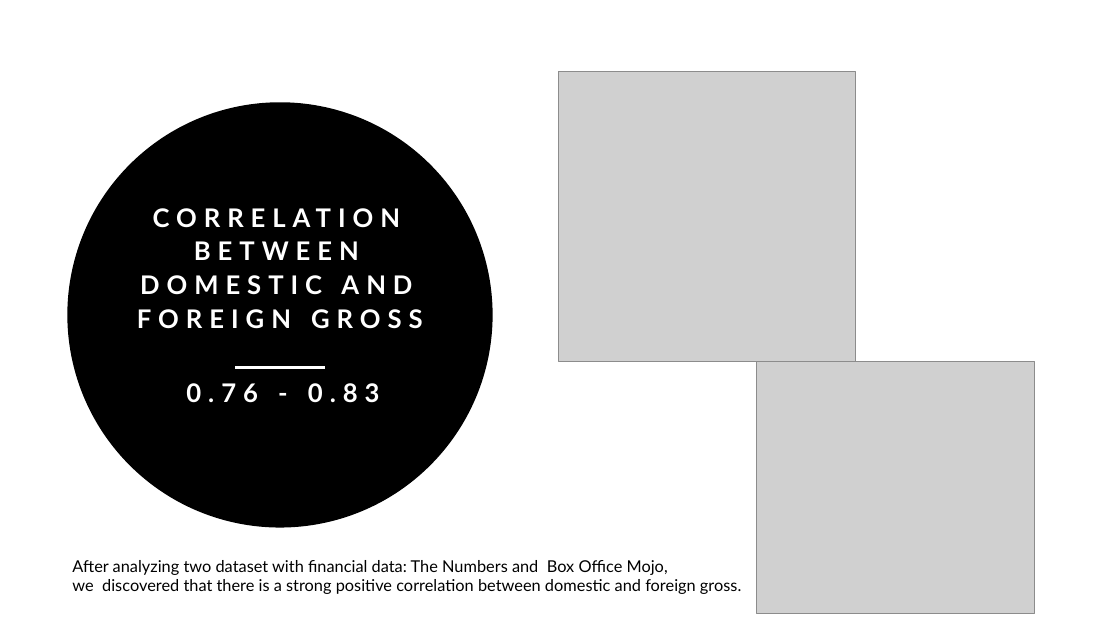
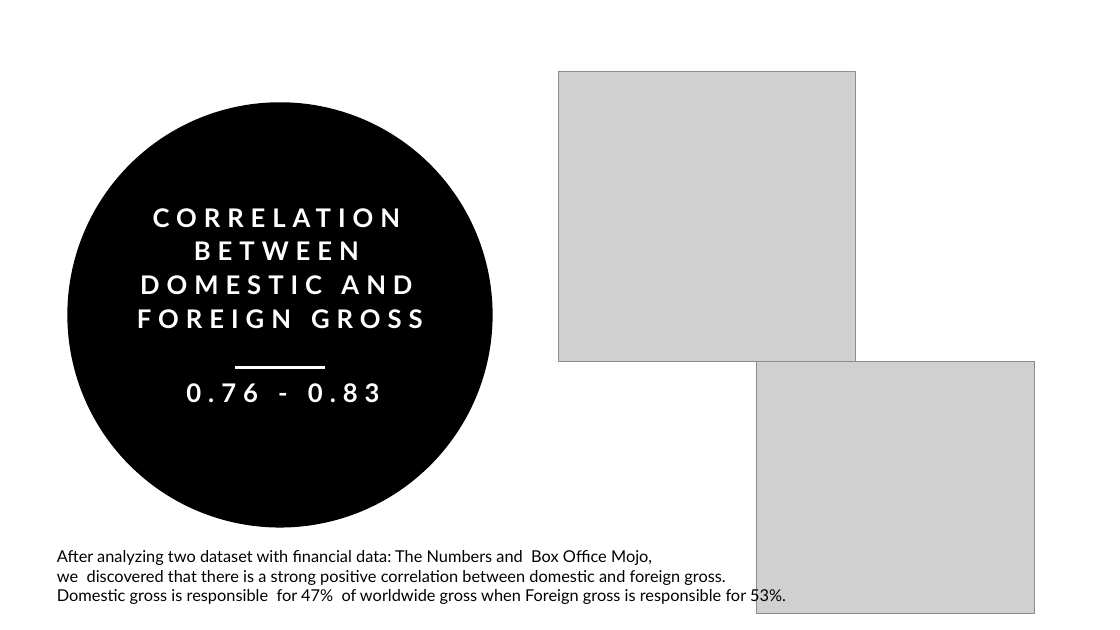
Before and after one commit to rusalka013/microsoft-movie-analysis, a slide deck: slide 16 of Movie_analysis_project.pptx. Drawn at 1120x630 pixels with LibreOffice and Linux fonts; fonts in the diff are those of the drawing; grey boxes stand for pictures. Boxes give left, top, right and bottom in pixels: in the first picture for what was removed or moved away, otherwise in the second. Text is boxed around its words. In the diff, an @@ line names an element or a change of style, - is before the commit and + after.

```diff
--- a/Movie_analysis_project.pptx
+++ b/Movie_analysis_project.pptx
@@ text "After analyzing two dataset with ...": place and size @@
-text "After analyzing two dataset with ..." at (72, 560, 741, 594)
+text "After analyzing two dataset with ..." at (57, 550, 786, 606)
@@ text at (57, 588, 786, 606): paragraph added @@
+Domestic gross is responsible for 47% of worldwide gross when Foreign gross is responsible for 53%.
```
Also in this commit, not shown: 2 other slides changed, 2 slides added, 1 slide removed, 1 other file.
